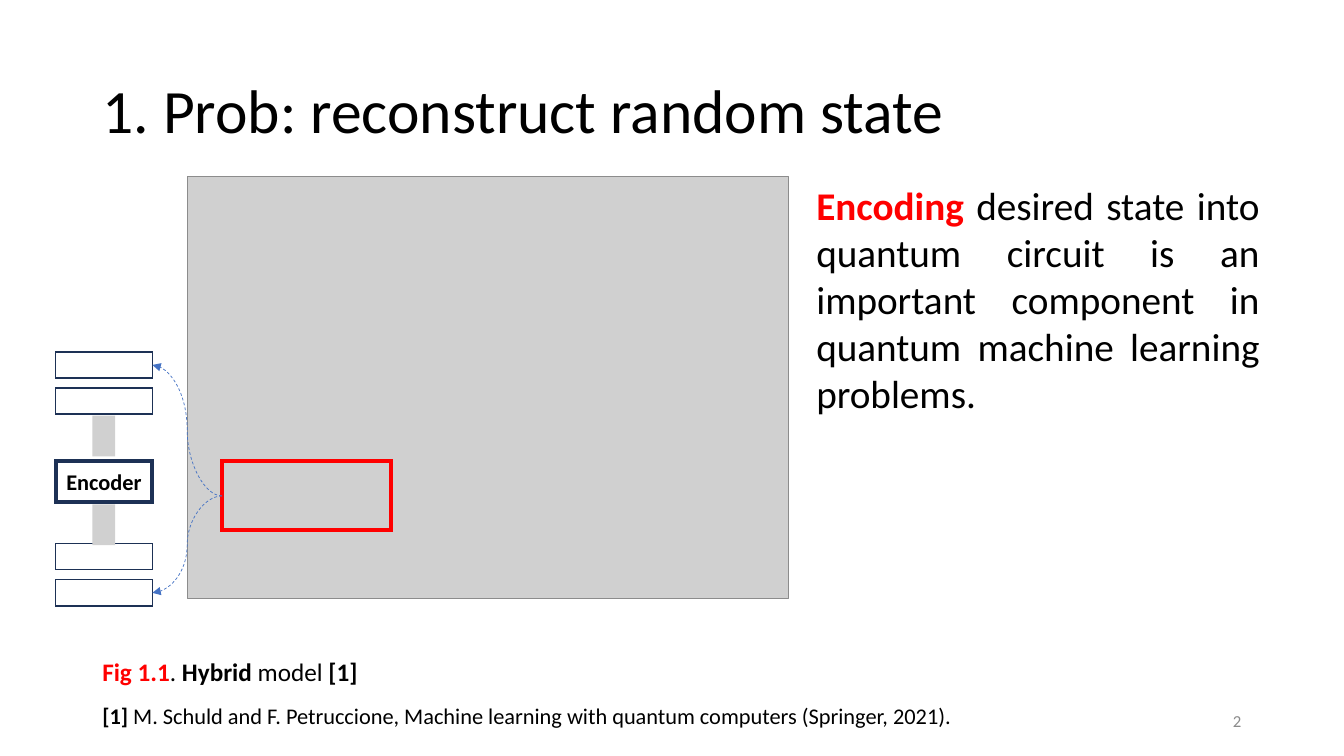
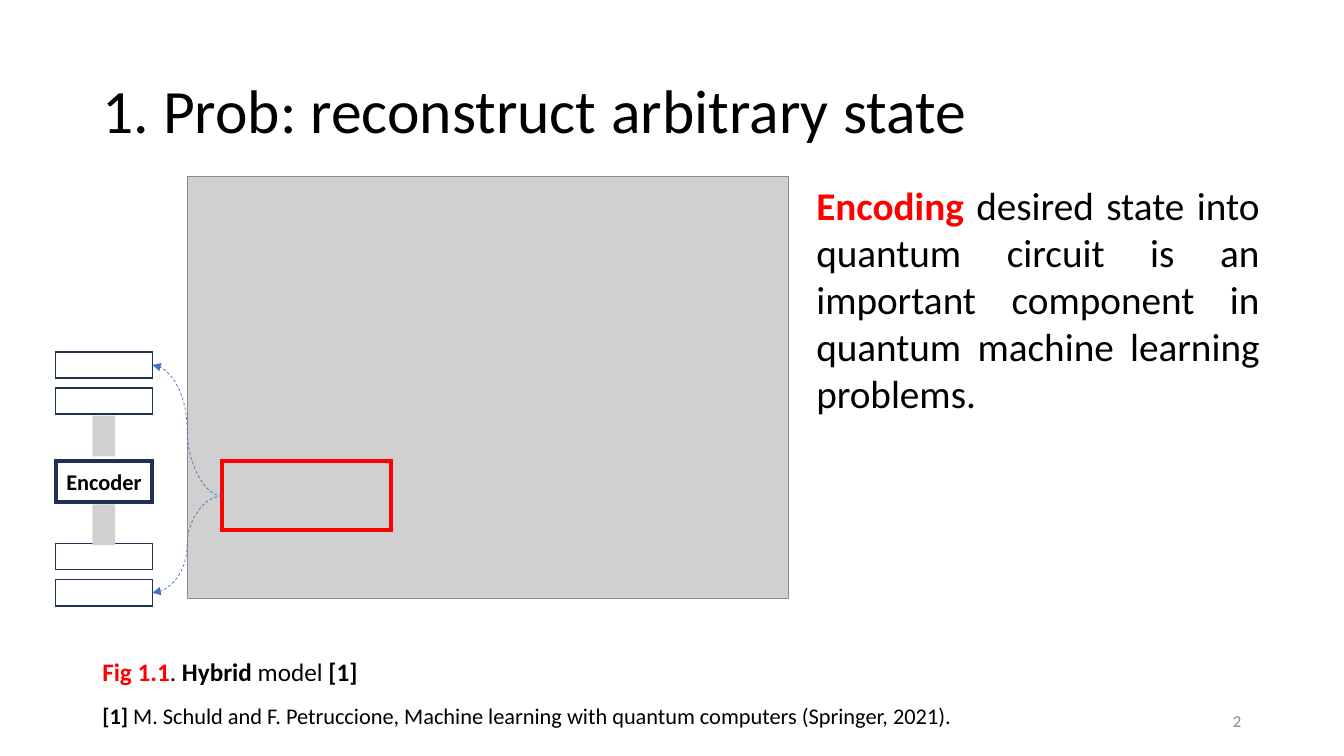
Before and after one commit to vutuanhai237/ResearchMaterials, a slide deck: slide 2 of Quantum computing/Genetic algorithm - based quantum architecture search/genetic algorithm.pptx. Drawn at 1344x756 pixels with LibreOffice and Linux fonts; fonts in the diff are those of the drawing; grey boxes stand for pictures. Boxes give left, top, right and bottom in pixels: in the first picture for what was removed or moved away, otherwise in the second. Text is boxed around its words. In the diff, an @@ line names an element or a change of style, - is before the commit and + after.

```diff
--- a/Quantum computing/Genetic algorithm - based quantum architecture search/genetic algorithm.pptx
+++ b/Quantum computing/Genetic algorithm - based quantum architecture search/genetic algorithm.pptx
@@ title at (102,90,966,143): text changed @@
-1. Prob: reconstruct random state
+1. Prob: reconstruct arbitrary state
```
Also in this commit, not shown: 4 other slides changed, 3 slides added.
